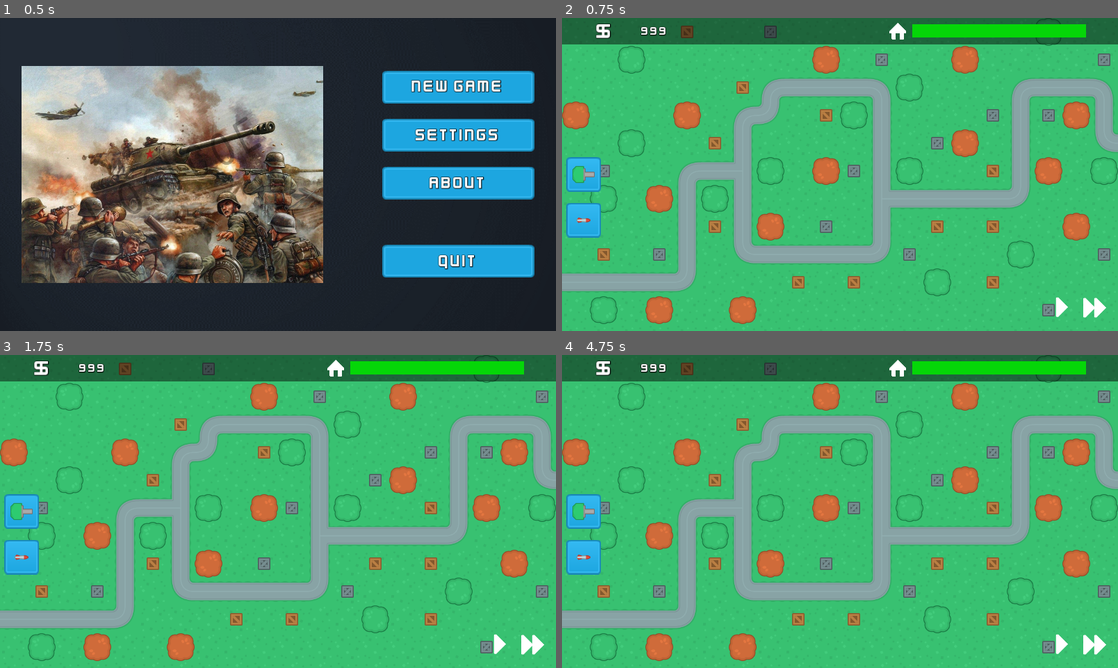
Above: before the commit, frames 1-4 (two rows, left to right).
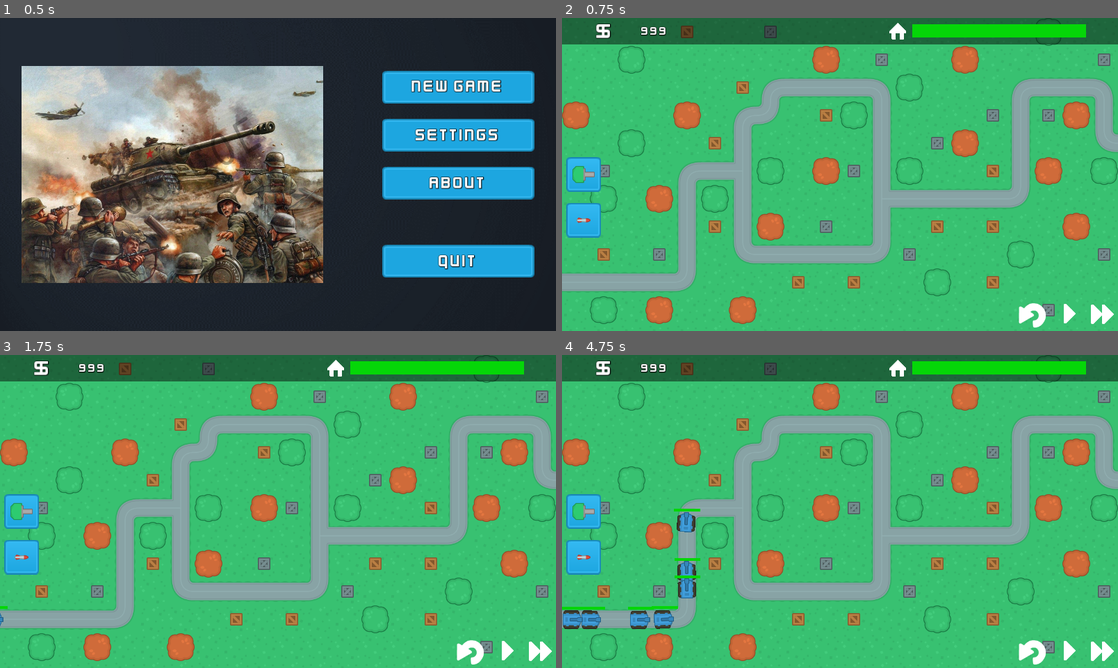
Above: after the commit, the same moments.

Repository: Cavan/TowerDefense
Game: Godot game, scene res://SceneHandler.tscn
Same seed, same stepped clock (60 frames per second), same inputs: the game is played once before the commit and once after it.
Inputs (mouse positions are in pixels of both pictures, inside the frame that each line leads up to; where the layout moved, square brackets give the same spot in the first picture):
- Up to frame 1 (0.5 s): no input
- Up to frame 2 (0.75 s): click "New Game" at 0.5 s
- Up to frame 3 (1.75 s): click (467, 649) at 1.27 s
- Up to frame 4 (4.75 s): click (1029, 649) at 2.02 s; click (584, 511) at 2.75 s; click (584, 558) at 3.5 s; click (1101, 649) [1095, 642] at 4.25 s

Frame 1 is identical in both runs. In frame 2, 0.6% of the frame differs, in the area x 82-100%, y 89-99%; in frame 3, 0.7%; in frame 4, 2.2%, in the area x 0-100%, y 49-99%.
Error after the commit: Parse Error: The method "_set_playing" isn't declared in the current class. (res://Scenes/SupportScenes/ProjectileImpact.gd:5)

Commit message:
Fixed player damage sound loop, added ability to generate new enemeies

Diff:
--- a/Scenes/MainScenes/GameScene.gd
+++ b/Scenes/MainScenes/GameScene.gd
@@ -106,10 +106,11 @@
 
 func on_base_damage(damage):
 	base_health -= damage
-	get_node("UI/HUD/InfoBar/H/HP/PlayerDamage").play()
 	if base_health <= 0:
-		get_node("UI/HUD/InfoBar/H/HP/PlayerDamage").stop()
-		get_node("UI/HUD/InfoBar/H/HP/PlayerDeath").play()
+		#get_node("UI/HUD/InfoBar/H/HP/PlayerDamage").stop()
 		emit_signal("game_finished", false)
+		#get_node("UI/HUD/InfoBar/H/HP/PlayerDeath").play()
 	else:
 		get_node("UI").update_health_bar(base_health)
+		get_node("UI/HUD/InfoBar/H/HP/PlayerDamage").play()
+		#$UI/HUD/InfoBar/H/HP/PlayerDamage.play()
--- a/Scenes/MainScenes/GameScene.tscn
+++ b/Scenes/MainScenes/GameScene.tscn
@@ -15,6 +15,7 @@
 [ext_resource path="res://Assets/UI/HPbar.jpg" type="Texture" id=13]
 [ext_resource path="res://Assets/SoundEffects/PlayerSounds/player_hit_damage.ogg" type="AudioStream" id=14]
 [ext_resource path="res://Assets/SoundEffects/PlayerSounds/player_dies.wav" type="AudioStream" id=15]
+[ext_resource path="res://Assets/Icons/return.png" type="Texture" id=16]
 
 [sub_resource type="DynamicFont" id=1]
 size = 50
@@ -106,7 +107,7 @@
 anchor_top = 1.0
 anchor_right = 1.0
 anchor_bottom = 1.0
-margin_left = -164.0
+margin_left = -250.0
 margin_top = -90.0
 margin_right = -20.0
 margin_bottom = -20.0
@@ -114,10 +115,20 @@
 "_edit_use_anchors_": false
 }
 
+[node name="StartNewWave" type="TextureButton" parent="UI/HUD/GameControls"]
+margin_right = 100.0
+margin_bottom = 100.0
+texture_normal = ExtResource( 16 )
+__meta__ = {
+"_edit_use_anchors_": false
+}
+
 [node name="PausePlay" type="TextureButton" parent="UI/HUD/GameControls"]
 pause_mode = 2
-margin_right = 70.0
-margin_bottom = 70.0
+margin_left = 104.0
+margin_top = 15.0
+margin_right = 174.0
+margin_bottom = 85.0
 rect_min_size = Vector2( 70, 70 )
 size_flags_horizontal = 4
 size_flags_vertical = 4
@@ -127,9 +138,10 @@
 expand = true
 
 [node name="SpeedUp" type="TextureButton" parent="UI/HUD/GameControls"]
-margin_left = 74.0
-margin_right = 144.0
-margin_bottom = 70.0
+margin_left = 178.0
+margin_top = 15.0
+margin_right = 248.0
+margin_bottom = 85.0
 rect_min_size = Vector2( 70, 70 )
 size_flags_horizontal = 4
 size_flags_vertical = 4
@@ -198,9 +210,11 @@
 [node name="Tween" type="Tween" parent="UI/HUD/InfoBar/H/HP"]
 
 [node name="PlayerDamage" type="AudioStreamPlayer2D" parent="UI/HUD/InfoBar/H/HP"]
+visible = false
 stream = ExtResource( 14 )
 
 [node name="PlayerDeath" type="AudioStreamPlayer2D" parent="UI/HUD/InfoBar/H/HP"]
+visible = false
 stream = ExtResource( 15 )
 
 [node name="Control" type="Control" parent="UI/HUD/InfoBar/H"]
@@ -209,5 +223,6 @@
 margin_bottom = 60.0
 rect_min_size = Vector2( 70, 0 )
 
+[connection signal="pressed" from="UI/HUD/GameControls/StartNewWave" to="UI" method="_on_StartNewWave_pressed"]
 [connection signal="pressed" from="UI/HUD/GameControls/PausePlay" to="UI" method="_on_PausePlay_pressed"]
 [connection signal="pressed" from="UI/HUD/GameControls/SpeedUp" to="UI" method="_on_SpeedUp_pressed"]
--- a/Scenes/MainScenes/UI.gd
+++ b/Scenes/MainScenes/UI.gd
@@ -65,3 +65,11 @@
 		hp_bar.set_tint_progress("e1be32") # Orange
 	else:
 		hp_bar.set_tint_progress("e11e1e") # Red
+
+
+
+
+
+func _on_StartNewWave_pressed():
+	var wave_data = get_parent().retrieve_wave_data()
+	get_parent().spawn_enemies(wave_data)
--- a/Scenes/Maps/Map1.tscn
+++ b/Scenes/Maps/Map1.tscn
@@ -153,3 +153,4 @@
 
 [node name="Map_Level_1_Music" type="AudioStreamPlayer" parent="."]
 stream = ExtResource( 7 )
+volume_db = -16.56
--- a/Scenes/Turrets/Turrets.gd
+++ b/Scenes/Turrets/Turrets.gd
@@ -60,7 +60,7 @@
 
 func _on_Range_body_entered(body):
 	enemy_array.append(body.get_parent())
-	print(enemy_array)
+	#print(enemy_array)
 
 
 func _on_Range_body_exited(body):
Binary file added: Assets/Icons/return.png
Not shown, added: Assets/Icons/return.png.import
Not shown, changed: Assets/SoundEffects/PlayerSounds/player_hit_damage.ogg.import
Not shown: 1 places in Scenes/MainScenes/GameScene.tscn that only renumber resources
